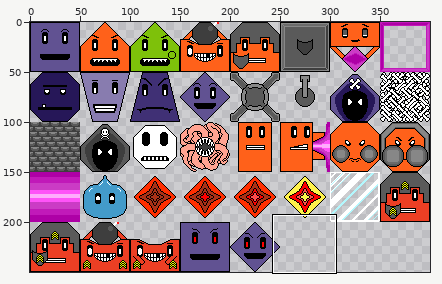
Edited in one commit: sprite sheet (Bouncy/assets/enemies/Enemies.png). Above, an overview of the earlier version with the close-up marked.
Close-up. Before:
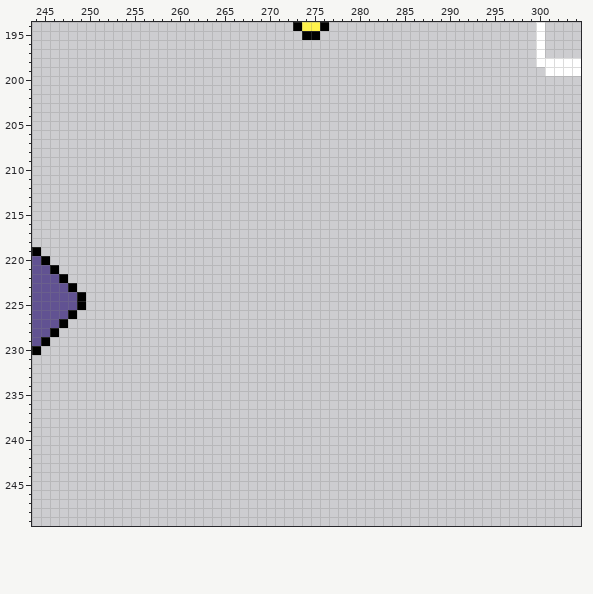
The file is 400x250 pixels. Colours within 5 levels of each other are drawn and written as one. Shown: x 244..304, y 194..249.
Once edited:
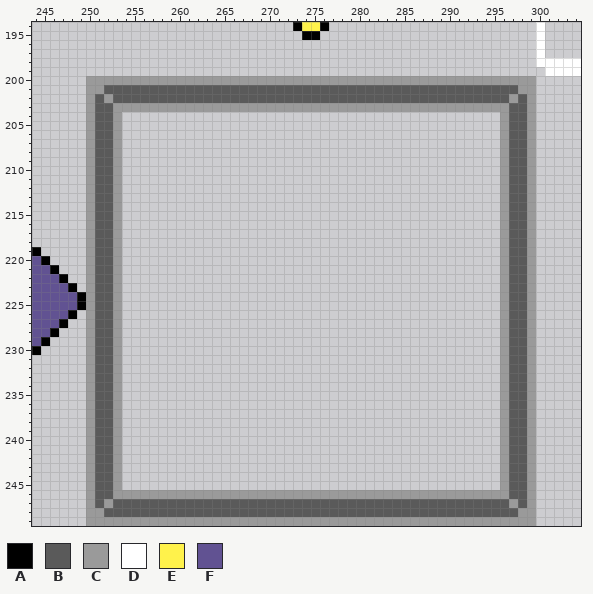
Palette (. is transparent): A #000000  B #5a5a5a  C #9a9a9a  D #ffffff  E #fff24b  F #615292
The edit:
y 200: x 250..299 .................................................. -> CCCCCCCCCCCCCCCCCCCCCCCCCCCCCCCCCCCCCCCCCCCCCCCCCC
y 201: x 250..299 .................................................. -> CCBBBBBBBBBBBBBBBBBBBBBBBBBBBBBBBBBBBBBBBBBBBBBBCC
y 202: x 250..299 .................................................. -> CBCBBBBBBBBBBBBBBBBBBBBBBBBBBBBBBBBBBBBBBBBBBBBCBC
y 203: x 250..299 .................................................. -> CBBCCCCCCCCCCCCCCCCCCCCCCCCCCCCCCCCCCCCCCCCCCCCBBC
y 204..245: x 250..253 .... -> CBBC; x 296..299 .... -> CBBC
y 246: x 250..299 .................................................. -> CBBCCCCCCCCCCCCCCCCCCCCCCCCCCCCCCCCCCCCCCCCCCCCBBC
y 247: x 250..299 .................................................. -> CBCBBBBBBBBBBBBBBBBBBBBBBBBBBBBBBBBBBBBBBBBBBBBCBC
y 248: x 250..299 .................................................. -> CCBBBBBBBBBBBBBBBBBBBBBBBBBBBBBBBBBBBBBBBBBBBBBBCC
y 249: x 250..299 .................................................. -> CCCCCCCCCCCCCCCCCCCCCCCCCCCCCCCCCCCCCCCCCCCCCCCCCC
